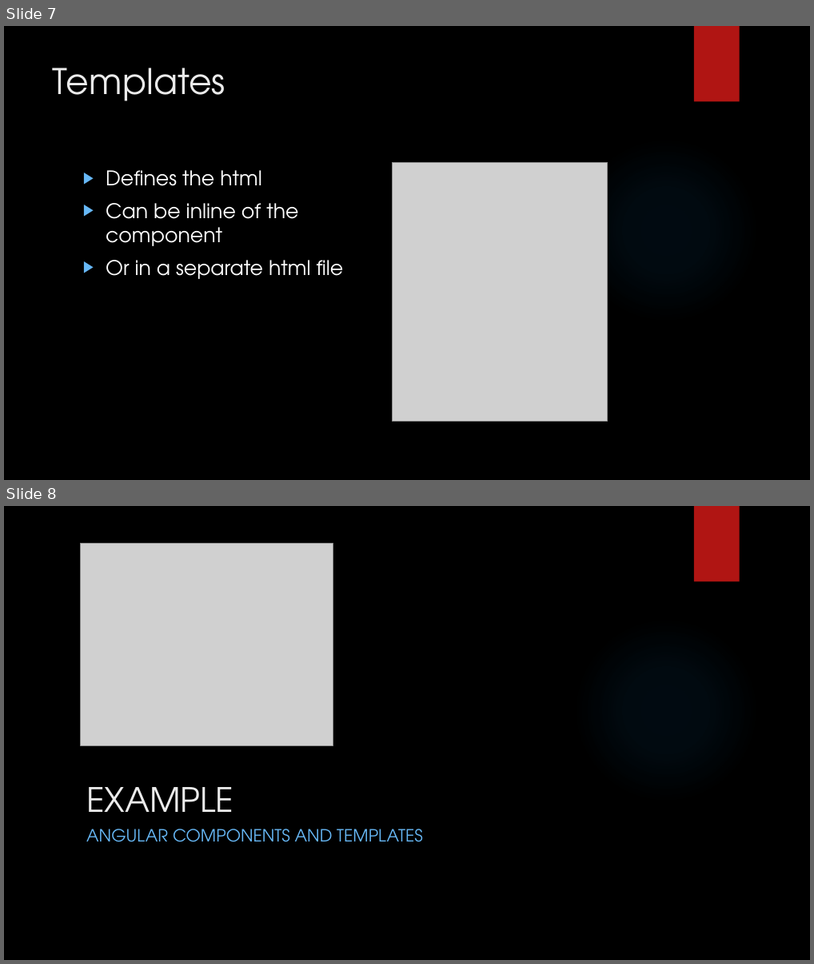
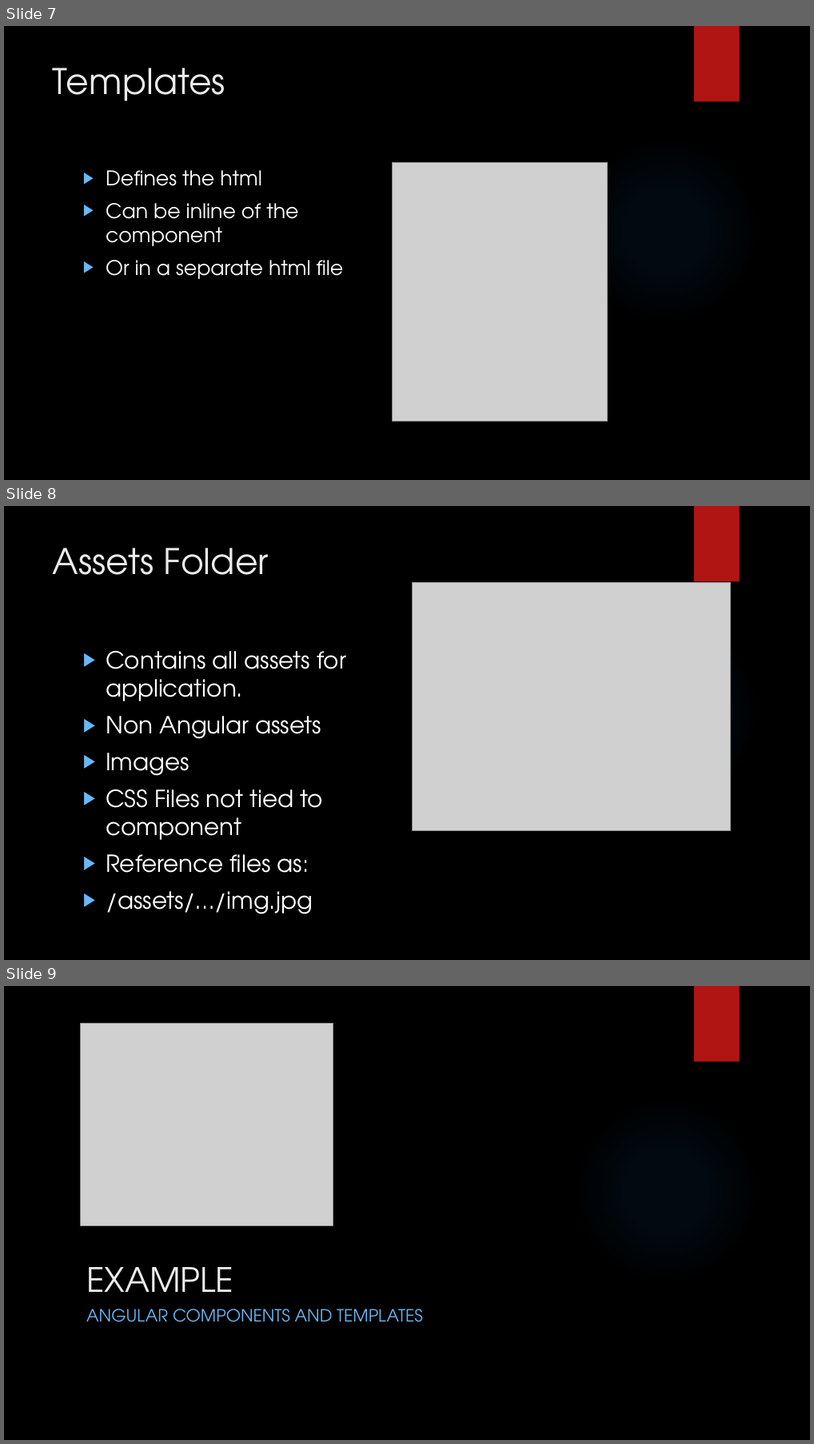
Before and after one commit to LogolsLLC/LogolsFebruary2018, a slide deck: Slides/08_Angular_TrainingPlan.pptx. Shown one above the other, each under a label of ours: slides 7 and 8 before the commit, slides 7, 8 and 9 after it. The pictures are 814x964 and 814x1444 pixels, drawn with LibreOffice and Linux fonts; fonts in the diff are those of the drawing; grey boxes stand for pictures; background and template pictures are left out. Boxes give left, top, right and bottom in pixels: in the first picture for what was removed or moved away, otherwise in the second. Text is boxed around its words. In the diff, an @@ line names an element or a change of style, - is before the commit and + after.

Commit message:
Angular

```diff
--- a/Slides/08_Angular_TrainingPlan.pptx
+++ b/Slides/08_Angular_TrainingPlan.pptx
@@ slide 8 added at bbox=[4, 506, 810, 960], background picture (left out); not listed: 2 template elements that a slide beside it also shows @@
@@ title added at bbox=[53, 548, 269, 575], 42 pt, text #EBEBEB @@
+Assets Folder
@@ picture added at bbox=[412, 582, 731, 830] @@
@@ text added at bbox=[106, 651, 346, 914], 28 pt, text #FFFFFF @@
+▶ Contains all assets for application.
+▶ Non Angular assets
+▶ Images
+▶ CSS Files not tied to component
+▶ Reference files as:
+▶ /assets/…/img.jpg
@@ what was slide 8 is now slide 9 @@
```
Also in this commit, not shown: 1 slide changed, 2 other slides added, 1 slide removed, 11 other files.
